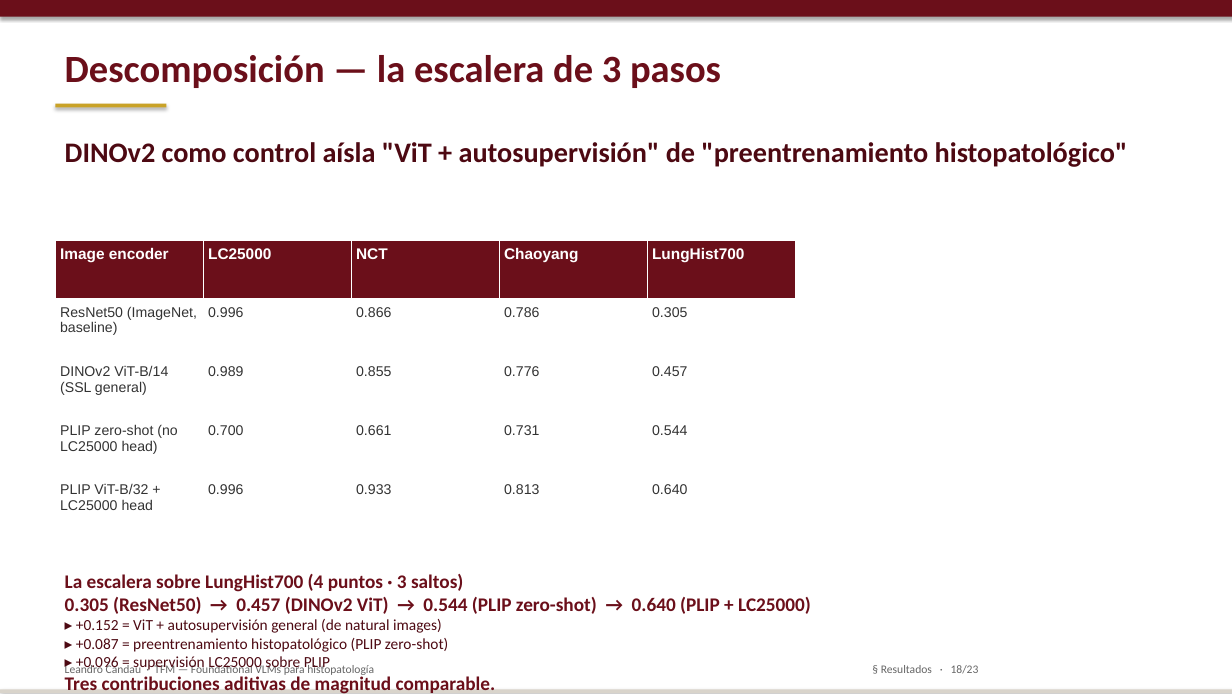
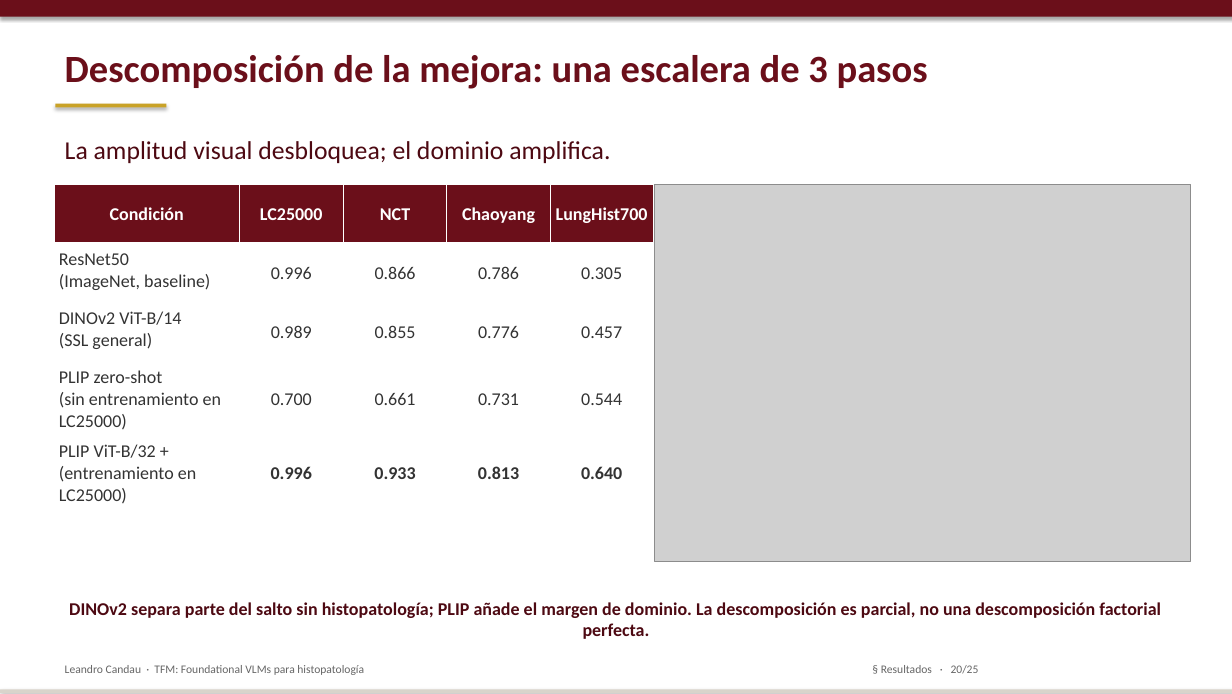
Before and after one commit to lcandau/histopathology-clip-lab, a slide deck: slide 20 of report/TFM_defense.pptx (slide 18 before the commit). Drawn at 1232x694 pixels with LibreOffice and Linux fonts; fonts in the diff are those of the drawing; grey boxes stand for pictures. Boxes give left, top, right and bottom in pixels: in the first picture for what was removed or moved away, otherwise in the second. Text is boxed around its words. In the diff, an @@ line names an element or a change of style, - is before the commit and + after.

```diff
--- a/report/TFM_defense.pptx
+++ b/report/TFM_defense.pptx
@@ text at [65,55,928,89]: text changed @@
-Descomposición — la escalera de 3 pasos
+Descomposición de la mejora: una escalera de 3 pasos
@@ text removed at [65,142,1128,167] @@
-DINOv2 como control aísla "ViT + autosupervisión" de "preentrenamiento histopatológico"
@@ text added at [65,141,610,163], 20 pt, text #4D0912 @@
+La amplitud visual desbloquea; el dominio amplifica.
@@ table at [55,184,653,507] @@
-row 1, column 1: Image encoder
+row 1, column 1: Condición
-row 2, column 1: ResNet50 (ImageNet, baseline)
+row 2, column 1: ResNet50 / (ImageNet, baseline)
-row 3, column 1: DINOv2 ViT-B/14 (SSL general)
+row 3, column 1: DINOv2 ViT-B/14 / (SSL general)
-row 4, column 1: PLIP zero-shot (no LC25000 head)
+row 4, column 1: PLIP zero-shot / (sin entrenamiento en LC25000)
-row 5, column 1: PLIP ViT-B/32 + LC25000 head
+row 5, column 1: PLIP ViT-B/32 + (entrenamiento en LC25000)
@@ size 12 to 14 pt in "LC25000", "NCT", "Chaoyang", "LungHist700" @@
@@ font Arial to Calibri in "LC25000", "NCT", "Chaoyang", "LungHist700" and 16 more places @@
@@ size 11 to 14 pt in "0.996", "0.866", "0.786", "0.305" and 12 more places @@
@@ bold on in "0.996", "0.933", "0.813", "0.640" @@
@@ alignment left to centre @@
@@ table: place and size @@
-table at [55,240,795,536]
+table at [55,184,653,507]
@@ picture added at [654,184,1190,561] @@
@@ text removed at [65,574,811,694] @@
-La escalera sobre LungHist700 (4 puntos · 3 saltos)
-0.305 (ResNet50) → 0.457 (DINOv2 ViT) → 0.544 (PLIP zero-shot) → 0.640 (PLIP + LC25000)
-▸ +0.152 = ViT + autosupervisión general (de natural images)
-▸ +0.087 = preentrenamiento histopatológico (PLIP zero-shot)
-▸ +0.096 = supervisión LC25000 sobre PLIP
-Tres contribuciones aditivas de magnitud comparable.
@@ text added at [69,602,1161,639], 14 pt, text #4D0912, bold @@
+DINOv2 separa parte del salto sin histopatología; PLIP añade el margen de dominio. La descomposición es parcial, no una descomposición factorial perfecta.
@@ text at [65,665,364,675]: text changed @@
-Leandro Candau · TFM — Foundational VLMs para histopatología
+Leandro Candau · TFM: Foundational VLMs para histopatología
@@ text at [881,665,979,674]: text changed @@
-§ Resultados · 18/23
+§ Resultados · 20/25
```
Also in this commit, not shown: 12 other slides changed, 11 slides added, 9 slides removed, 40 other files.
